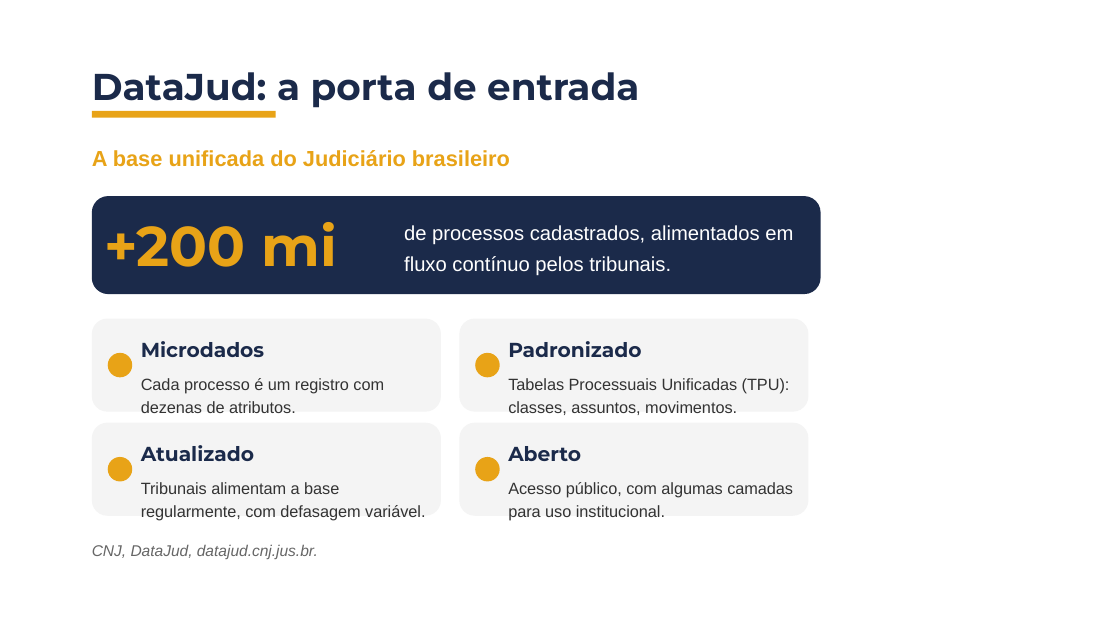
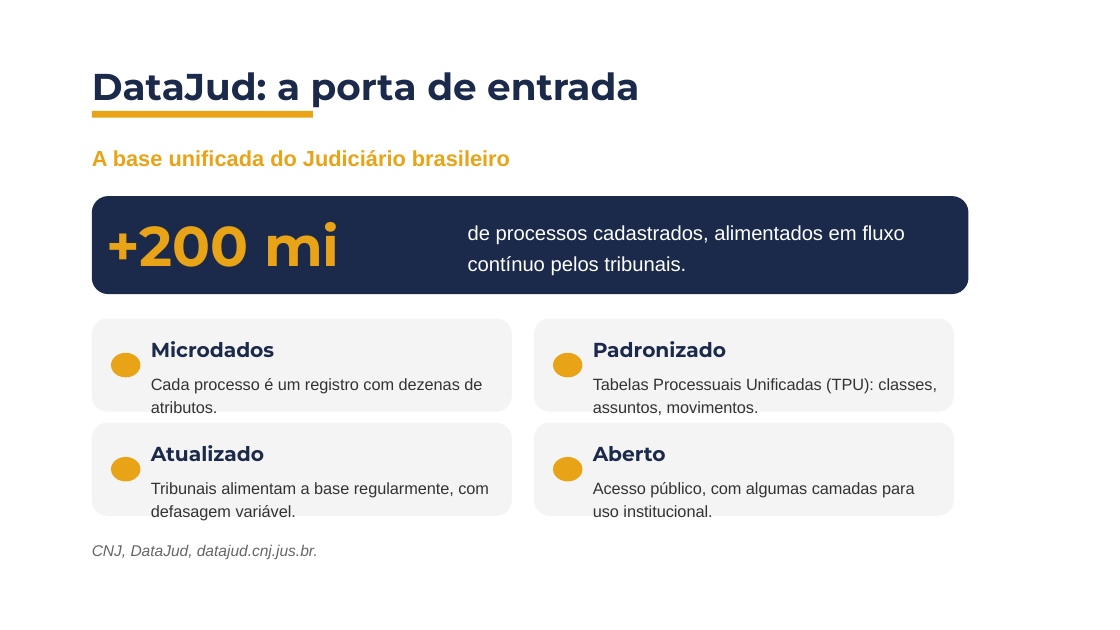
Before and after one commit to BrunoDaleffi/ibmec, a slide deck: slide 8 of jurimetria/aulas/aula_01/slides/aula1_bloco2_jurimetria.pptx. Drawn at 1120x630 pixels with LibreOffice and Linux fonts; fonts in the diff are those of the drawing; background and template pictures are left out. Boxes give left, top, right and bottom in pixels: in the first picture for what was removed or moved away, otherwise in the second. Text is boxed around its words. In the diff, an @@ line names an element or a change of style, - is before the commit and + after.

```diff
--- a/jurimetria/aulas/aula_01/slides/aula1_bloco2_jurimetria.pptx
+++ b/jurimetria/aulas/aula_01/slides/aula1_bloco2_jurimetria.pptx
@@ rectangle: place and size @@
-rectangle at box(92, 111, 276, 118)
+rectangle at box(92, 111, 312, 118)
@@ rounded rectangle: place and size @@
-rounded rectangle at box(92, 196, 821, 295)
+rounded rectangle at box(92, 196, 969, 295)
@@ text "de processos cadastrados, alimentados em ..." rewrapped from box(404, 225, 793, 276) to box(468, 225, 905, 276) @@
@@ rounded rectangle: place and size @@
-rounded rectangle at box(92, 318, 441, 411)
+rounded rectangle at box(92, 318, 512, 411)
@@ rounded rectangle: place and size @@
-rounded rectangle at box(459, 318, 809, 411)
+rounded rectangle at box(534, 318, 954, 411)
@@ ellipse: place and size @@
-ellipse at box(108, 353, 132, 377)
+ellipse at box(111, 353, 140, 377)
@@ text "Microdados": place and size @@
-text "Microdados" at box(141, 341, 264, 357)
+text "Microdados" at box(151, 341, 274, 357)
@@ ellipse: place and size @@
-ellipse at box(475, 353, 500, 377)
+ellipse at box(553, 353, 582, 377)
@@ text "Padronizado": place and size @@
-text "Padronizado" at box(508, 341, 641, 357)
+text "Padronizado" at box(593, 341, 726, 357)
@@ text "Cada processo é um registro ..." rewrapped from box(141, 378, 384, 413) to box(151, 378, 482, 413) @@
@@ text "Tabelas Processuais Unificadas (TPU): classes, ..." rewrapped from box(508, 378, 790, 415) to box(593, 378, 937, 415) @@
@@ rounded rectangle: place and size @@
-rounded rectangle at box(92, 422, 441, 515)
+rounded rectangle at box(92, 422, 512, 515)
@@ text "Atualizado": place and size @@
-text "Atualizado" at box(141, 445, 254, 461)
+text "Atualizado" at box(151, 445, 264, 461)
@@ rounded rectangle: place and size @@
-rounded rectangle at box(459, 422, 809, 515)
+rounded rectangle at box(534, 422, 954, 515)
@@ text "Aberto": place and size @@
-text "Aberto" at box(508, 446, 581, 461)
+text "Aberto" at box(593, 446, 666, 461)
@@ ellipse: place and size @@
-ellipse at box(108, 457, 132, 482)
+ellipse at box(111, 457, 140, 482)
@@ text "Tribunais alimentam a base regularmente, ..." rewrapped from box(141, 482, 425, 521) to box(151, 482, 489, 521) @@
@@ ellipse: place and size @@
-ellipse at box(475, 457, 500, 482)
+ellipse at box(553, 457, 582, 482)
@@ text "Acesso público, com algumas camadas ..." rewrapped from box(508, 482, 793, 521) to box(593, 482, 914, 517) @@
```
Also in this commit, not shown: 33 other slides changed, 11 other files.
